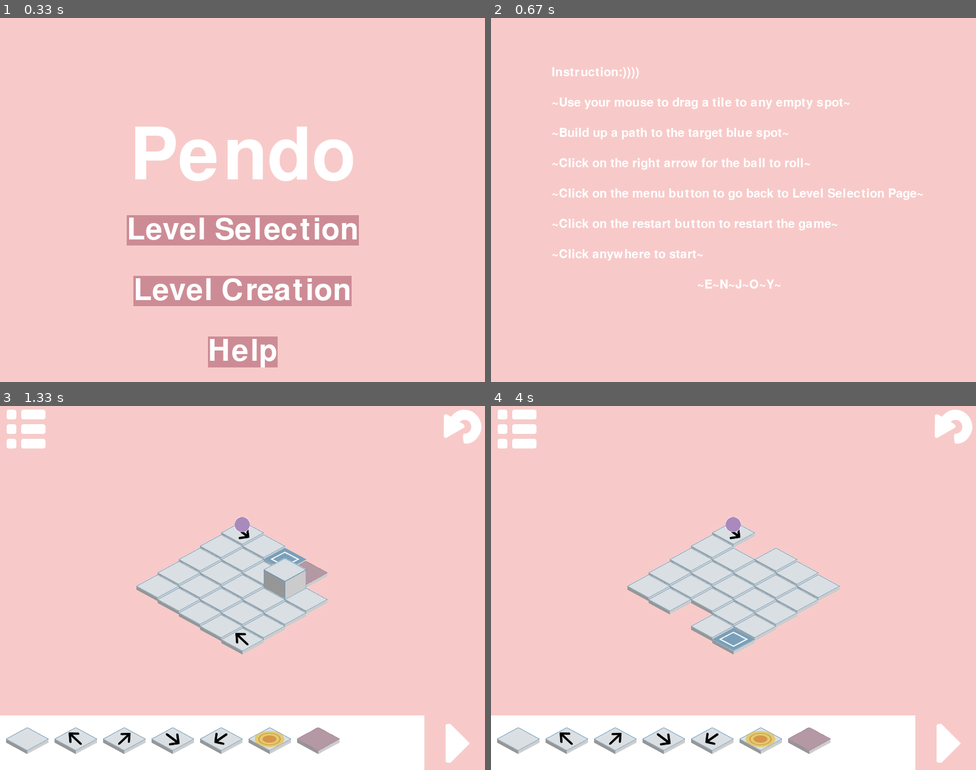
Above: before the commit, frames 1-4 (two rows, left to right).
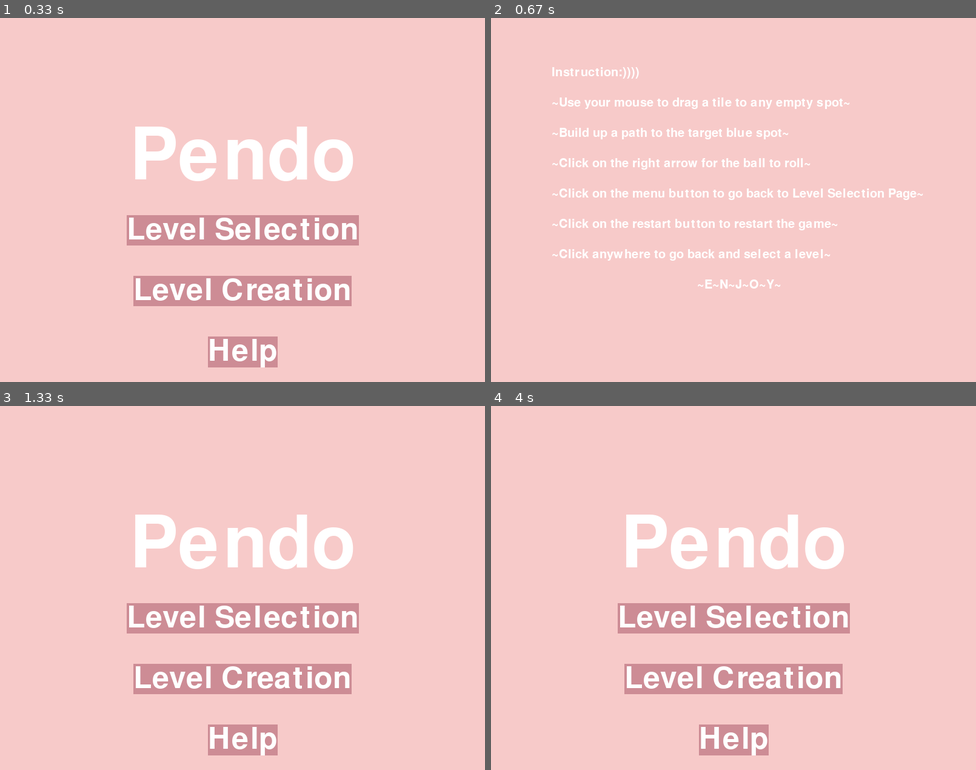
Above: after the commit, the same moments.

Repository: ameliakuang/112TP
Game: pygame game, started from trial/Game.py
Two runs of this game, one before a commit and one after it. Both use one fixed random seed, a clock stepped at 60 frames per second and the inputs below.
Inputs (mouse positions are in pixels of both pictures, inside the frame that each line leads up to):
- Up to frame 1 (0.33 s): no input
- Up to frame 2 (0.67 s): press the mouse at (733, 352) at 0.37 s; move the mouse to (820, 258) at 0.47 s; release the mouse at (908, 163) at 0.6 s
- Up to frame 3 (1.33 s): click (271, 504) at 0.85 s; press the mouse at (446, 733) at 1.2 s; move the mouse to (286, 704) at 1.3 s
- Up to frame 4 (4 s): release the mouse at (612, 675) at 1.43 s; press the mouse at (520, 435) at 1.8 s; move the mouse to (694, 493) at 1.9 s; release the mouse at (869, 555) at 2.03 s; click (733, 588) at 2.67 s, where only the run before the commit has a clickable "Level 2"; press the mouse at (520, 435) at 3.1 s; move the mouse to (646, 540) at 3.2 s; move the mouse to (772, 649) at 3.3 s; release the mouse at (772, 649) at 3.33 s; press the mouse at (733, 497) at 3.77 s; move the mouse to (811, 584) at 3.87 s; move the mouse to (888, 671) at 3.97 s

Frame 1 is identical in both runs. In frame 2, 0.3% of the frame differs, in the area x 36-70%, y 63-67%; in frame 3, 30%; in frame 4, 30%, in the area x 0-100%, y 1-100%.

Commit message:
add level 2 and legality check for putting down tiles

Diff:
--- a/trial/Board.py
+++ b/trial/Board.py
@@ -8,8 +8,9 @@
 class Board(object):
     def __init__(self, n, player, level):
         self.rows = self.cols = n
-        self.board = self.generateBoard(5, level)
+        self.board = self.generateBoard(n, level)
         self.player = player
+        self.level = level
 
         self.tileWidth = 70
         self.tileHeight = 44
@@ -72,6 +73,8 @@
             for row in range(1,n-1):
                 board[row][tempCol] = 9
             return board
+        elif level == 3:
+            pass
 
 
 
--- a/trial/Game.py
+++ b/trial/Game.py
@@ -6,6 +6,7 @@
 from Control import *
 import utility
 import copy
+import random
 
 class Game(PygameGame):
     def init(self, level = 0):
@@ -20,10 +21,15 @@
         ## self.boardObject is an object of the class Board
         ## self.board is the 2d list representation of the board object
         self.level = level
-        self.boardObject = Board(5, self.player, self.level)
+        n = 0
+        if self.level == 3:
+            n = random.choice([6,8,10])
+        else:
+            n = 5
+        self.boardObject = Board(n, self.player, self.level)
         print("board level", self.level)
         self.board = copy.deepcopy(self.boardObject.board)
-        #print(self.board)
+        print(self.board)
 
         self.scene = None
 
@@ -119,9 +125,9 @@
         pos = (x,y)
 
         if self.controlBar.tileRectList[0].collidepoint(pos) or self.dragFlag:
-            # print(pos)
-            # print(self.controlBar.tileRectList[0])
-            # print("here")
+            print(pos)
+            print(self.controlBar.tileRectList[0])
+            print("here")
             tile = Tile()
             self.dragFlag = True
             pos = (pos[0] - 70 / 2, pos[1] - 44 / 2)
@@ -164,7 +170,6 @@
             self.dragFlag = True
             pos = (pos[0] - 70 / 2, pos[1] - 44 / 2)
             self.objectDragged = (tile, pos)
-
 
 
     def playGameMouseReleased(self, x, y, screen):
@@ -174,8 +179,10 @@
             row, col = utility.isoToMap(x, y, len(self.board), 35, 22, screen)
             if(row >= 0) and (row < len(self.board)) and (col >= 0) and (col < len(self.board)):
                 # check legality of putting a tile there
-                if(not self.board[row][col] in range(-1, 9)):
+                if(self.board[row][col] == 9):
                     self.board[row][col] = self.objectDragged[0].type
+                else:
+                    self.objectDragged = None
 
     def playGameTimerFired(self, dt):
         if self.player.beginMoving:
@@ -262,7 +269,7 @@
     def helpKeyPressed(self, keyCode, modifier):
         pass
     def helpMousePressed(self, x, y):
-        self.mode = "playGame"
+        self.mode = "splashScreen"
     def helpTimerFired(self, dt):
         pass
     def helpRedrawAll(self, screen):
@@ -286,7 +293,7 @@
         textSurface5 = font3.render("~Click on the restart button to restart the game~", True, (255, 255, 255))
         screen.blit(textSurface5, (self.width/2-300, self.height/2+30))
 
-        textSurface6 = font3.render("~Click anywhere to start~", True, (255, 255, 255))
+        textSurface6 = font3.render("~Click anywhere to go back and select a level~", True, (255, 255, 255))
         screen.blit(textSurface6, (self.width/2-300, self.height/2+80))
 
         textSurface7 = font3.render("~E~N~J~O~Y~", True, (255, 255, 255))
